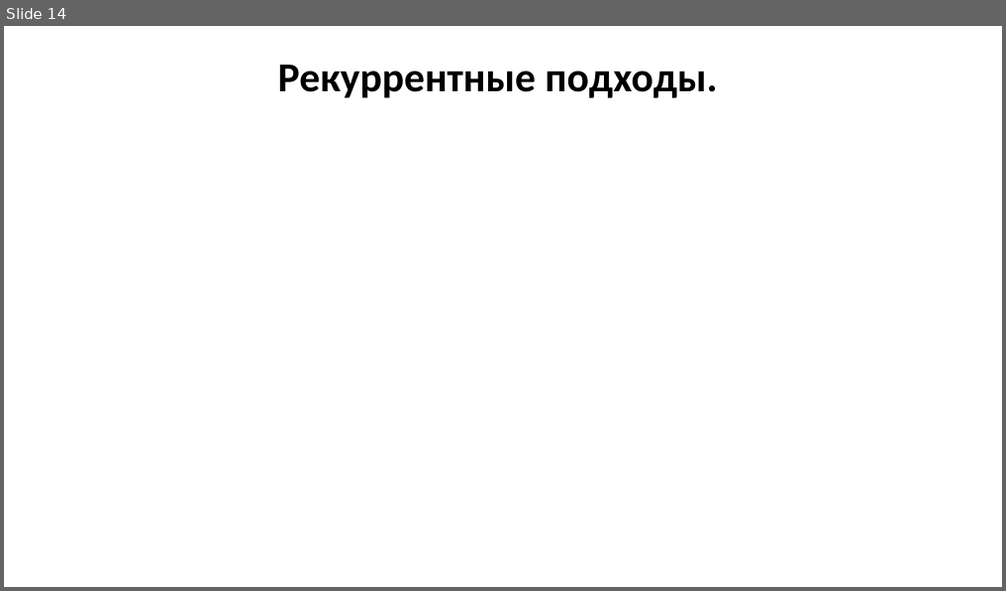
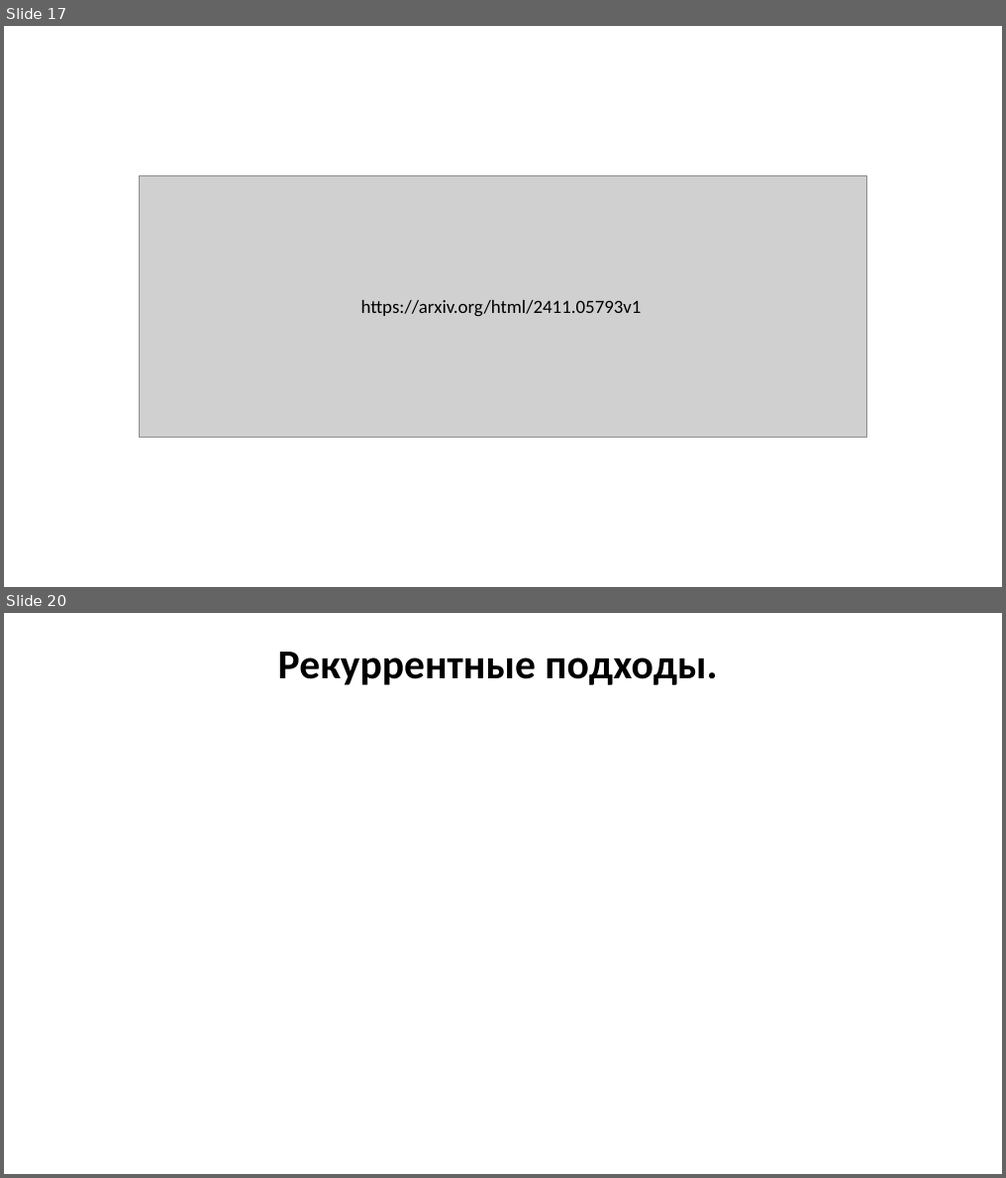
Before and after one commit to MVRonkin/TimeSeriesCourse, a slide deck: 2025/LEC/07 глубокое обучение нейронных сетей.pptx. Shown one above the other, each under a label of ours: slide 14 before the commit, slides 17 and 20 after it; the slides between them are not shown. The pictures are 1006x591 and 1006x1178 pixels, drawn with LibreOffice and Linux fonts; fonts in the diff are those of the drawing; grey boxes stand for pictures. Boxes give left, top, right and bottom in pixels: in the first picture for what was removed or moved away, otherwise in the second. Text is boxed around its words. In the diff, an @@ line names an element or a change of style, - is before the commit and + after.

```diff
--- a/2025/LEC/07 глубокое обучение нейронных сетей.pptx
+++ b/2025/LEC/07 глубокое обучение нейронных сетей.pptx
@@ slide 17 added at [4, 26, 1002, 587], background #FFFFFF @@
@@ picture added at [140, 176, 867, 438] @@
@@ text added at [361, 300, 642, 316], 18 pt, text #000000 @@
+https://arxiv.org/html/2411.05793v1
@@ what was slide 14 is now slide 20 @@
```
Also in this commit, not shown: 7 slides changed, 6 other slides added, 1 slide removed.
